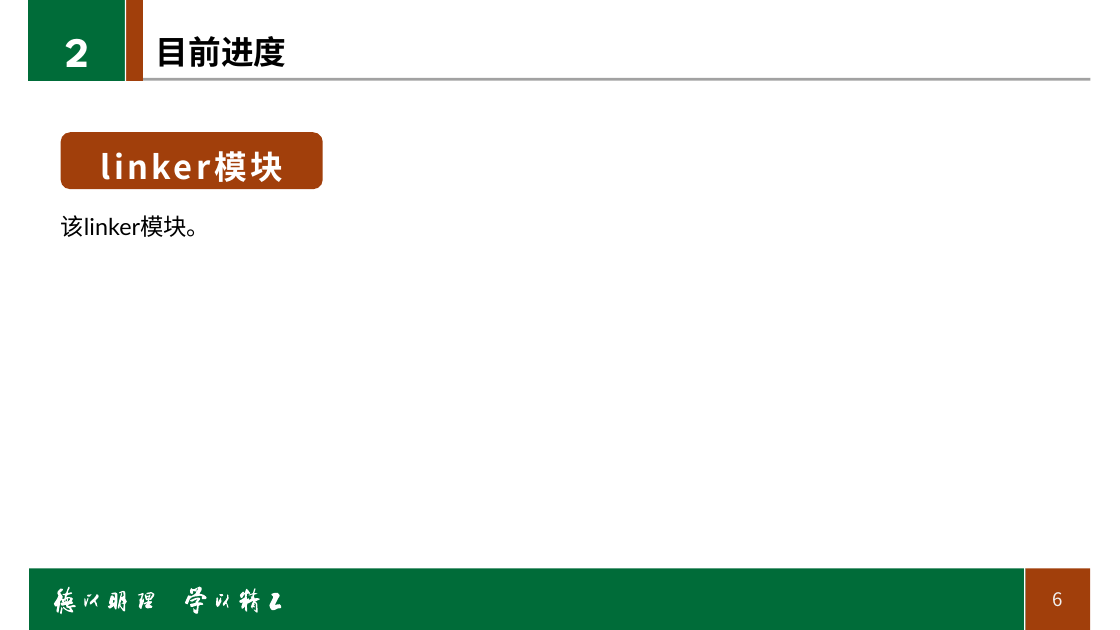
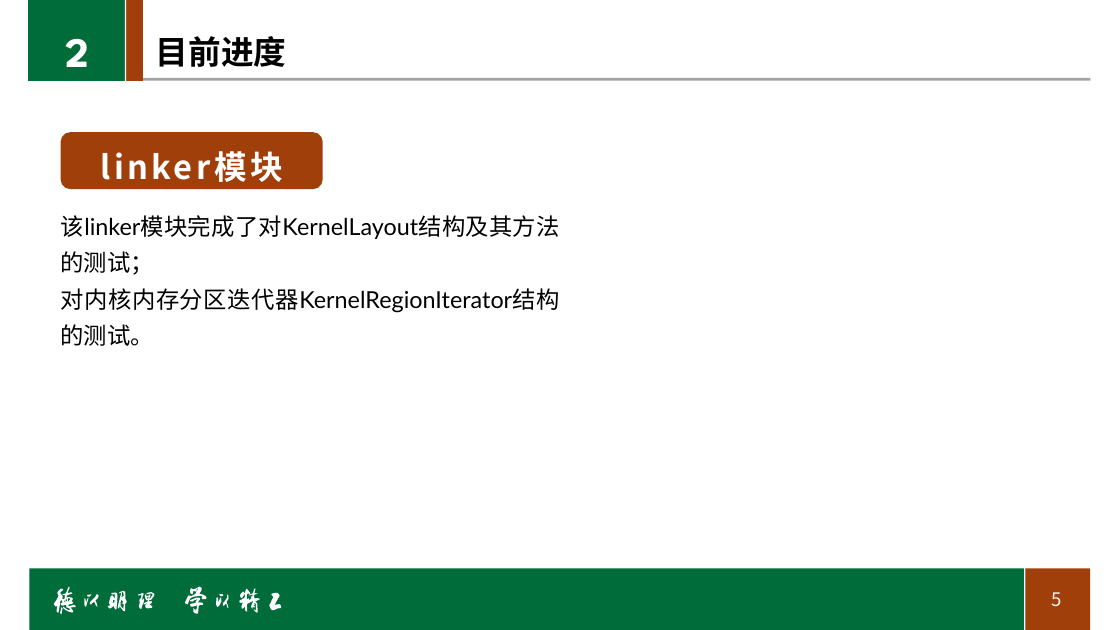
Before and after one commit to shiwenlong12/rcore_module1, a slide deck: slide 5 of Related_documents/中期报告.pptx (slide 6 before the commit). Drawn at 1120x630 pixels with LibreOffice and Linux fonts; fonts in the diff are those of the drawing; background and template pictures are left out. Boxes give left, top, right and bottom in pixels: in the first picture for what was removed or moved away, otherwise in the second. Text is boxed around its words. In the diff, an @@ line names an element or a change of style, - is before the commit and + after.

```diff
--- a/Related_documents/中期报告.pptx
+++ b/Related_documents/中期报告.pptx
@@ text removed at bbox=[61, 215, 211, 237] @@
-该linker模块。
@@ text added at bbox=[61, 215, 560, 346], 20 pt, text #000000 @@
+该linker模块完成了对KernelLayout结构及其方法的测试；
+对内核内存分区迭代器KernelRegionIterator结构的测试。
@@ page number at bbox=[1052, 592, 1062, 607]: text changed @@
-6
+5
```
Also in this commit, not shown: 9 other slides changed, 1 slide removed, 8 other files.
